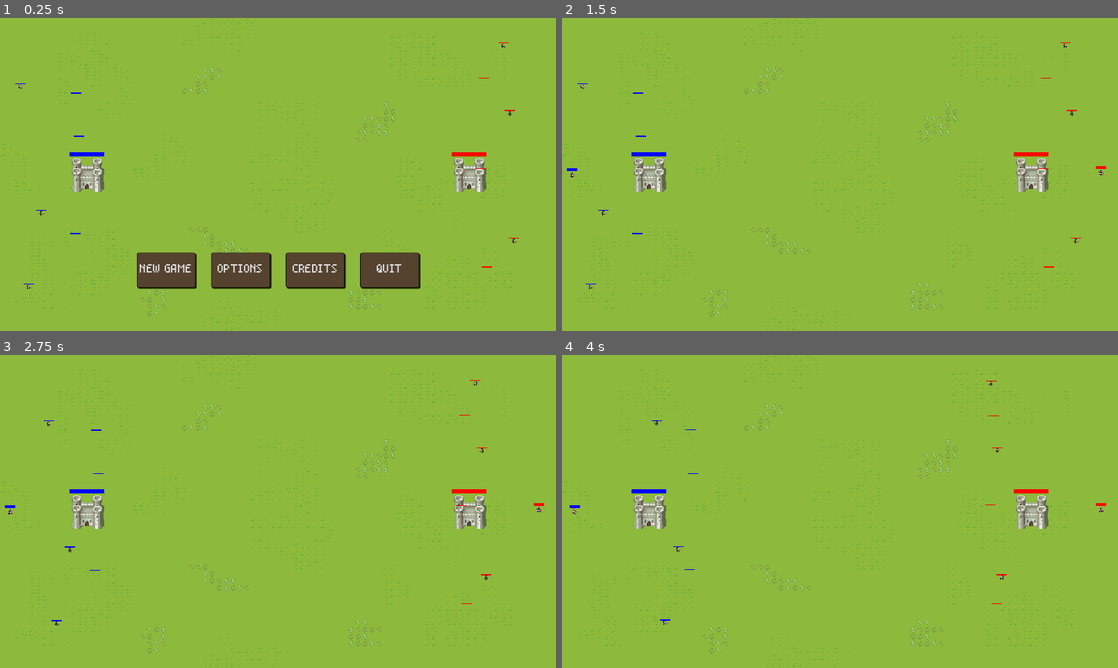
Above: before the commit, frames 1-4 (two rows, left to right).
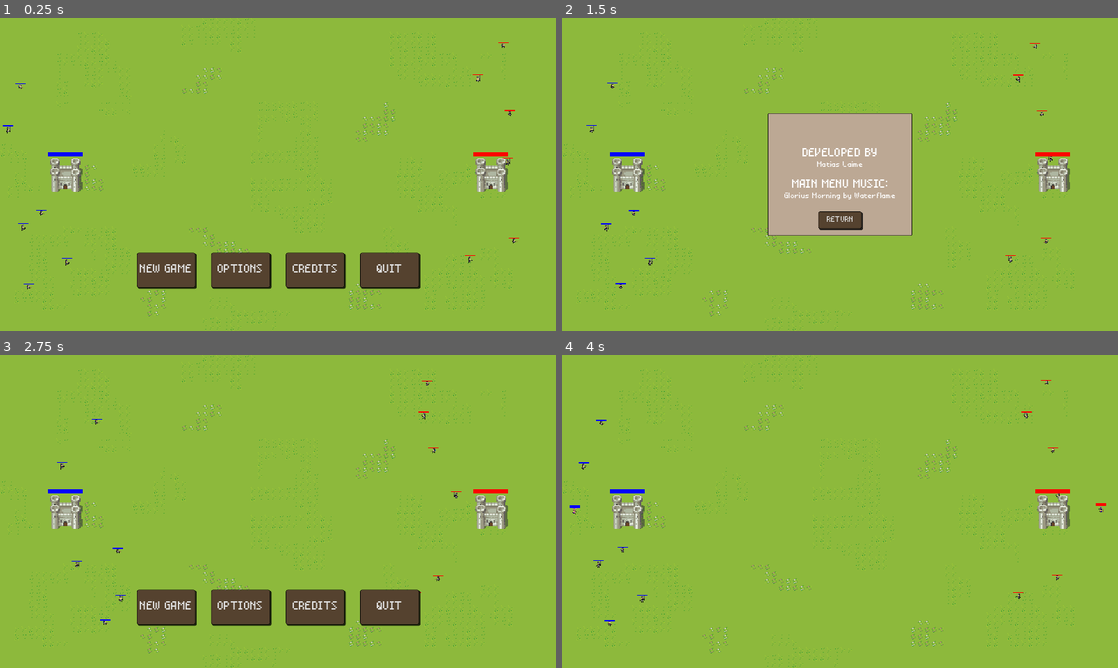
Above: after the commit, the same moments.

Repository: matulai/videojuego-rival-tactics
Game: Godot game, scene res://scenes/main_menu.tscn
Same seed, same stepped clock (60 frames per second), same inputs: the game is played once before the commit and once after it.
Inputs (mouse positions are in pixels of both pictures, inside the frame that each line leads up to):
- Up to frame 1 (0.25 s): no input
- Up to frame 2 (1.5 s): click "CREDITS" at 0.5 s; click (728, 271) at 1.25 s, where only the run before the commit has a clickable "NEW GAME"
- Up to frame 3 (2.75 s): click (278, 558) at 2 s, where only the run after the commit has a clickable "RETURN"
- Up to frame 4 (4 s): click (728, 608) at 2.75 s, where only the run after the commit has a clickable "NEW GAME"; tap Enter at 3.5 s; hold D (MOVE_RIGHT_1) from 3.53 s (still down); tap Space (ATTACK_1) at 3.6 s

The runs differ from the first frame. In frame 1, 2.0% of the frame differs, in the area x 0-93%, y 18-80%; in frame 2, 12%, in the area x 0-98%, y 7-87%; in frame 3, 7.2%; in frame 4, 2.1%.

Commit message:
Fix superposiciones de escenas de control con barras de vida

Diff:
--- a/boss_rival_tactics/characters/soldier/Melee.tscn
+++ b/boss_rival_tactics/characters/soldier/Melee.tscn
@@ -11,8 +11,6 @@
 collision_layer = 16
 damage = 10
 distance_maximun = 5
-distance_for_hability_min = 0
-distance_for_hability_max = 0
 speed = 60
 max_hp = 25
 hp = 25
@@ -61,6 +59,7 @@
 wait_time = 0.33
 
 [node name="HealthBar" parent="." index="6"]
+z_index = 0
 offset_left = -12.0
 offset_top = -13.0
 offset_right = 12.0
--- a/boss_rival_tactics/scenes/Game.tscn
+++ b/boss_rival_tactics/scenes/Game.tscn
@@ -1,13 +1,15 @@
-[gd_scene load_steps=17 format=4 uid="uid://bhg541i6s3k1o"]
+[gd_scene load_steps=19 format=4 uid="uid://bhg541i6s3k1o"]
 
 [ext_resource type="Script" path="res://scripts/Main.gd" id="1_5op4d"]
 [ext_resource type="Script" path="res://scripts/Global.gd" id="1_hwmsa"]
+[ext_resource type="PackedScene" uid="uid://4qwjb8vp242w" path="res://characters/soldier/Swordman/Sworman.tscn" id="3_jbiga"]
+[ext_resource type="PackedScene" uid="uid://n2qtv2die2ka" path="res://characters/soldier/RedCapGoblin/RedCapGoblin.tscn" id="4_4rmxj"]
 [ext_resource type="PackedScene" uid="uid://ck7rlj4y2tqee" path="res://characters/player/players/PlayerMage.tscn" id="4_q13tb"]
 [ext_resource type="PackedScene" uid="uid://bs2lywj3j76gw" path="res://characters/archer/Archer.tscn" id="5_7eoaf"]
+[ext_resource type="PackedScene" uid="uid://drhrtq5v7uq1m" path="res://characters/soldier/GuardRapier/GuardRapier.tscn" id="5_088ry"]
 [ext_resource type="Texture2D" uid="uid://dkne2x8q5jypc" path="res://assets/tilesets/BaseSet.png" id="5_h5syy"]
 [ext_resource type="PackedScene" uid="uid://csv5q4rhsel38" path="res://scenes/Castle.tscn" id="7_e83k8"]
 [ext_resource type="PackedScene" uid="uid://ds15wc2owm5mn" path="res://scenes/GameOver.tscn" id="8_vhu54"]
-[ext_resource type="PackedScene" uid="uid://d3dn20yxty3tt" path="res://characters/soldier/Melee.tscn" id="9_wpucm"]
 [ext_resource type="PackedScene" uid="uid://2xni1c5baefn" path="res://scenes/RespawnPlayerBar.tscn" id="10_knj1o"]
 [ext_resource type="AudioStream" uid="uid://cv7fxrty441yi" path="res://music_sonds/Tower_Defence_Battle_Loop.ogg" id="10_qp2ni"]
 [ext_resource type="PackedScene" uid="uid://ddmidwx5w2djs" path="res://scenes/PauseMenu.tscn" id="10_ueccs"]
@@ -2487,8 +2489,8 @@
 
 [node name="Game" type="Node"]
 script = ExtResource("1_5op4d")
-unit_scenes_left = Array[PackedScene]([ExtResource("9_wpucm"), ExtResource("5_7eoaf")])
-unit_scenes_right = Array[PackedScene]([ExtResource("5_7eoaf"), ExtResource("9_wpucm")])
+unit_scenes_left = Array[PackedScene]([ExtResource("3_jbiga"), ExtResource("4_4rmxj"), ExtResource("5_088ry"), ExtResource("5_7eoaf")])
+unit_scenes_right = Array[PackedScene]([ExtResource("5_7eoaf"), ExtResource("3_jbiga"), ExtResource("4_4rmxj"), ExtResource("5_088ry")])
 player_one_scene = ExtResource("4_q13tb")
 player_two_scene = ExtResource("4_q13tb")
 should_spawn_players = true
@@ -2509,7 +2511,7 @@
 [node name="PlayerOneArmyNode" type="Node" parent="."]
 
 [node name="Castle" parent="PlayerOneArmyNode" instance=ExtResource("7_e83k8")]
-position = Vector2(200, 360)
+position = Vector2(150, 360)
 isTeamOne = true
 hp = 1000
 
@@ -2521,26 +2523,26 @@
 position = Vector2(47, 160)
 isTeamOne = true
 
-[node name="Soldier" parent="PlayerOneArmyNode" instance=ExtResource("9_wpucm")]
-position = Vector2(176, 185)
-isTeamOne = true
-
-[node name="Soldier2" parent="PlayerOneArmyNode" instance=ExtResource("9_wpucm")]
-position = Vector2(181, 284)
-isTeamOne = true
-
 [node name="Archer3" parent="PlayerOneArmyNode" instance=ExtResource("5_7eoaf")]
 position = Vector2(66, 621)
 isTeamOne = true
 
-[node name="Soldier3" parent="PlayerOneArmyNode" instance=ExtResource("9_wpucm")]
-position = Vector2(173, 508)
+[node name="Sworman" parent="PlayerOneArmyNode" instance=ExtResource("3_jbiga")]
+position = Vector2(19, 260)
 isTeamOne = true
 
+[node name="Sworman2" parent="PlayerOneArmyNode" instance=ExtResource("3_jbiga")]
+position = Vector2(53, 485)
+isTeamOne = true
+
+[node name="Sworman3" parent="PlayerOneArmyNode" instance=ExtResource("3_jbiga")]
+position = Vector2(154, 565)
+isTeamOne = true
+
 [node name="PlayerTwoArmyNode" type="Node" parent="."]
 
 [node name="Castle" parent="PlayerTwoArmyNode" instance=ExtResource("7_e83k8")]
-position = Vector2(1080, 360)
+position = Vector2(1130, 360)
 hp = 1000
 
 [node name="Archer" parent="PlayerTwoArmyNode" instance=ExtResource("5_7eoaf")]
@@ -2552,14 +2554,14 @@
 [node name="Archer3" parent="PlayerTwoArmyNode" instance=ExtResource("5_7eoaf")]
 position = Vector2(1184, 515)
 
-[node name="Soldier" parent="PlayerTwoArmyNode" instance=ExtResource("9_wpucm")]
-position = Vector2(1115, 150)
-
-[node name="Soldier2" parent="PlayerTwoArmyNode" instance=ExtResource("9_wpucm")]
-position = Vector2(1108, 358)
-
-[node name="Soldier3" parent="PlayerTwoArmyNode" instance=ExtResource("9_wpucm")]
-position = Vector2(1121, 585)
+[node name="Sworman" parent="PlayerTwoArmyNode" instance=ExtResource("3_jbiga")]
+position = Vector2(1100, 143)
+
+[node name="Sworman2" parent="PlayerTwoArmyNode" instance=ExtResource("3_jbiga")]
+position = Vector2(1169, 334)
+
+[node name="Sworman3" parent="PlayerTwoArmyNode" instance=ExtResource("3_jbiga")]
+position = Vector2(1082, 558)
 
 [node name="Buildings" type="Node" parent="."]
 
--- a/boss_rival_tactics/scenes/GameOver.tscn
+++ b/boss_rival_tactics/scenes/GameOver.tscn
@@ -32,6 +32,7 @@
 [node name="GameOver" type="Control"]
 process_mode = 2
 visible = false
+z_index = 2
 layout_mode = 3
 anchors_preset = 15
 anchor_right = 1.0
--- a/boss_rival_tactics/scenes/OptionsMenu.tscn
+++ b/boss_rival_tactics/scenes/OptionsMenu.tscn
@@ -35,7 +35,8 @@
 shadow_offset = Vector2(2.5, 2.5)
 
 [node name="OptionsMenu" type="Control"]
-z_index = 1
+visible = false
+z_index = 2
 layout_mode = 3
 anchors_preset = 15
 anchor_right = 1.0
--- a/boss_rival_tactics/scenes/PauseMenu.tscn
+++ b/boss_rival_tactics/scenes/PauseMenu.tscn
@@ -37,6 +37,7 @@
 [node name="PauseMenu" type="Control"]
 process_mode = 3
 visible = false
+z_index = 2
 layout_mode = 3
 anchors_preset = 15
 anchor_right = 1.0
--- a/boss_rival_tactics/scenes/RespawnPlayerBar.tscn
+++ b/boss_rival_tactics/scenes/RespawnPlayerBar.tscn
@@ -17,6 +17,7 @@
 
 [node name="TimerBarPlayer" type="ProgressBar"]
 visible = false
+z_index = 2
 offset_right = 1.0
 offset_bottom = 1.0
 theme_override_styles/background = SubResource("StyleBoxEmpty_dx3oc")
--- a/boss_rival_tactics/scenes/TestScene.tscn
+++ b/boss_rival_tactics/scenes/TestScene.tscn
@@ -168,7 +168,7 @@
 [node name="PlayerOneArmyNode" type="Node" parent="."]
 
 [node name="PlayerMage" parent="PlayerOneArmyNode" instance=ExtResource("4_auf8h")]
-position = Vector2(993, 158)
+position = Vector2(1119, 313)
 is_player_one = true
 isTeamOne = true
 
--- a/boss_rival_tactics/scenes/main_menu.tscn
+++ b/boss_rival_tactics/scenes/main_menu.tscn
@@ -1,10 +1,13 @@
-[gd_scene load_steps=9 format=3 uid="uid://digxcglpsj87c"]
+[gd_scene load_steps=12 format=3 uid="uid://digxcglpsj87c"]
 
 [ext_resource type="Script" path="res://scripts/MainMenuControl.gd" id="1_o6vmx"]
 [ext_resource type="FontVariation" uid="uid://c7vj672owbbn0" path="res://fonts/main_font.tres" id="2_7vj1m"]
 [ext_resource type="PackedScene" uid="uid://cnwl2fo7wydv" path="res://scenes/OptionsMenu.tscn" id="3_3qdcd"]
 [ext_resource type="PackedScene" uid="uid://c70lvth7u7qt5" path="res://scenes/MainMenuBackground.tscn" id="3_c6lau"]
 [ext_resource type="AudioStream" uid="uid://cj0knwr58mqh7" path="res://music_sonds/glorious_morning.mp3" id="4_gxlrg"]
+[ext_resource type="PackedScene" uid="uid://bmfqkra11w5tu" path="res://scenes/Credits.tscn" id="4_uyjnp"]
+[ext_resource type="PackedScene" uid="uid://4qwjb8vp242w" path="res://characters/soldier/Swordman/Sworman.tscn" id="6_00oww"]
+[ext_resource type="PackedScene" uid="uid://bs2lywj3j76gw" path="res://characters/archer/Archer.tscn" id="6_cmxk4"]
 
 [sub_resource type="StyleBoxFlat" id="StyleBoxFlat_m4hfy"]
 bg_color = Color(0.333333, 0.258824, 0.184314, 1)
@@ -41,7 +44,7 @@
 script = ExtResource("1_o6vmx")
 
 [node name="MenuOptions" type="Control" parent="."]
-z_index = 1
+z_index = 2
 layout_mode = 3
 anchors_preset = 15
 anchor_right = 1.0
@@ -143,10 +146,13 @@
 offset_bottom = 16.0
 
 [node name="OptionsMenu" parent="." instance=ExtResource("3_3qdcd")]
-visible = false
+
+[node name="Credits" parent="." instance=ExtResource("4_uyjnp")]
 
 [node name="MainManuBackground" parent="." instance=ExtResource("3_c6lau")]
 process_mode = 1
+unit_scenes_left = Array[PackedScene]([ExtResource("6_cmxk4"), ExtResource("6_00oww")])
+unit_scenes_right = Array[PackedScene]([ExtResource("6_cmxk4"), ExtResource("6_00oww")])
 player_one_scene = null
 player_two_scene = null
 
@@ -156,5 +162,7 @@
 
 [connection signal="pressed" from="MenuOptions/Buttons/StartButton" to="." method="_on_start_button_pressed"]
 [connection signal="pressed" from="MenuOptions/Buttons/OptionsButton" to="." method="_on_options_button_pressed"]
+[connection signal="pressed" from="MenuOptions/Buttons/CreditsButton" to="." method="_on_credits_pressed"]
 [connection signal="pressed" from="MenuOptions/Buttons/QuitButton" to="." method="_on_quit_button_pressed"]
 [connection signal="returnToMainMenu" from="OptionsMenu" to="." method="_on_options_menu_return_to_main_menu"]
+[connection signal="returnToMainMenu" from="Credits" to="." method="_on_options_menu_return_to_main_menu"]
--- a/boss_rival_tactics/scripts/Main.gd
+++ b/boss_rival_tactics/scripts/Main.gd
@@ -103,7 +103,6 @@
 			unit.position = player_two_reinforcements.position + position_offset
 			GLOBAL.add_unit_to_army_two(unit)
 			player_two_army.add_child(unit)
-	print("reinforcements_intantiated")
 
 func spawn_players() -> void:
 	# Instanciar el jugador uno y establecer su posición
@@ -149,5 +148,4 @@
 	get_tree().paused = true
 
 func _on_castle_castle_reinforcement_request(is_team_one: bool) -> void:
-	print("request_recieved", is_team_one)
 	instantiate_reinforcements_from("left" if is_team_one else "right", 5)
--- a/boss_rival_tactics/scripts/MainMenuControl.gd
+++ b/boss_rival_tactics/scripts/MainMenuControl.gd
@@ -8,7 +8,8 @@
 	$OptionsMenu.visible = true
 
 func _on_credits_pressed() -> void:
-	pass # Replace with function body.
+	$MenuOptions.visible = false
+	$Credits.visible = true
 
 func _on_quit_button_pressed() -> void:
 	get_tree().quit()
